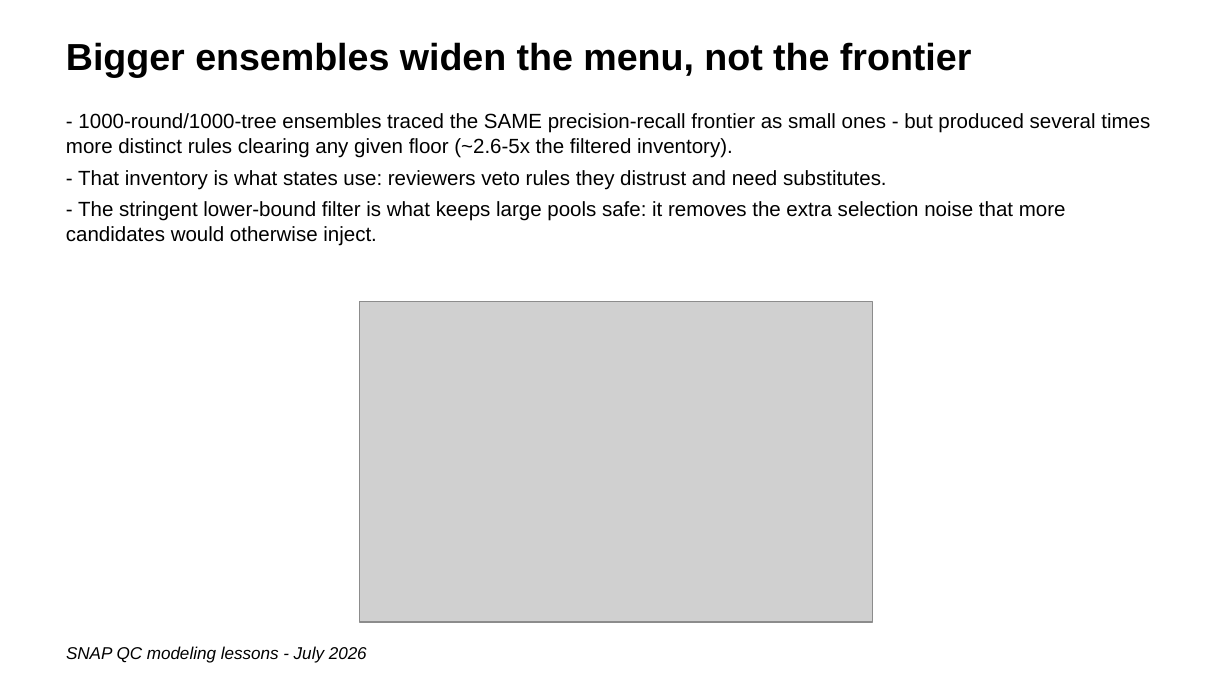
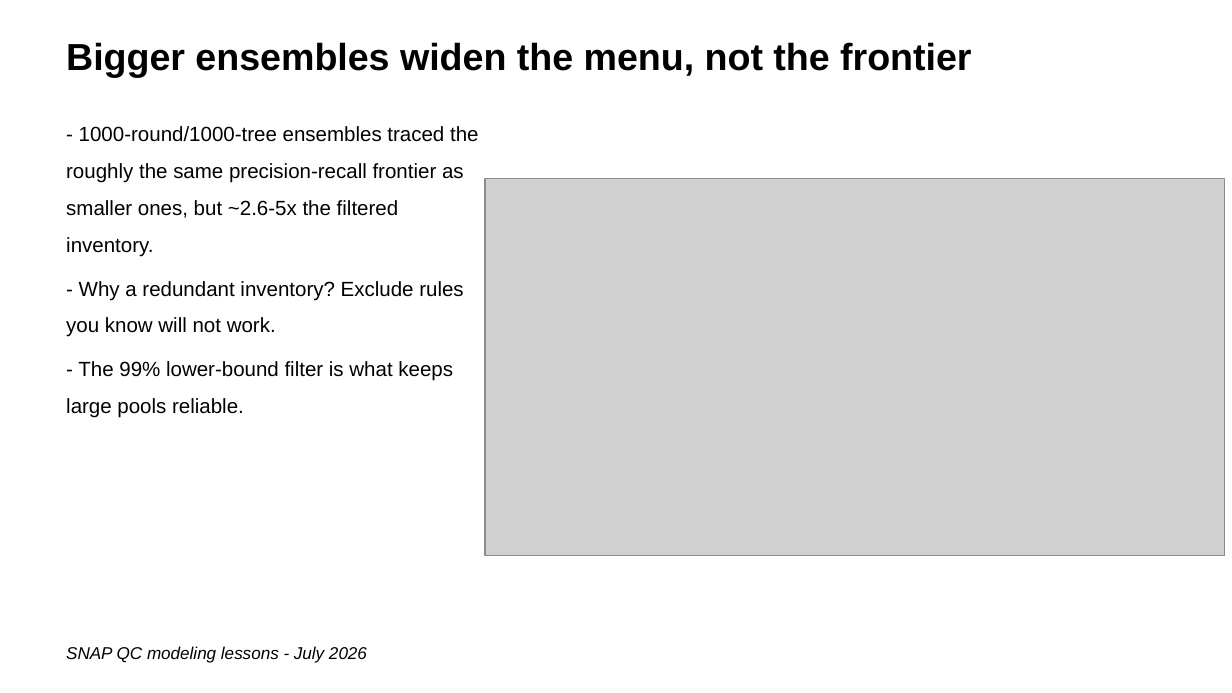
Before and after one commit to giannella/snap_qc, a slide deck: slide 13 of lessons_getting_more_signal_from_snap_qc_data.pptx (slide 7 before the commit). Drawn at 1232x693 pixels with LibreOffice and Linux fonts; fonts in the diff are those of the drawing; grey boxes stand for pictures. Boxes give left, top, right and bottom in pixels: in the first picture for what was removed or moved away, otherwise in the second. Text is boxed around its words. In the diff, an @@ line names an element or a change of style, - is before the commit and + after.

```diff
--- a/lessons_getting_more_signal_from_snap_qc_data.pptx
+++ b/lessons_getting_more_signal_from_snap_qc_data.pptx
@@ text at (66, 126, 478, 418): text changed @@
-- 1000-round/1000-tree ensembles traced the SAME precision-recall frontier as small ones - but produced several times more distinct rules clearing any given floor (~2.6-5x the filtered inventory).
-- That inventory is what states use: reviewers veto rules they distrust and need substitutes.
-- The stringent lower-bound filter is what keeps large pools safe: it removes the extra selection noise that more candidates would otherwise inject.
+- 1000-round/1000-tree ensembles traced the roughly the same precision-recall frontier as smaller ones, but ~2.6-5x the filtered inventory.
+- Why a redundant inventory? Exclude rules you know will not work.
+- The 99% lower-bound filter is what keeps large pools reliable.
@@ picture added at (485, 179, 1225, 556) @@
@@ picture removed at (360, 302, 872, 622) @@
```
Also in this commit, not shown: 11 other slides changed, 32 slides added, 15 slides removed.
